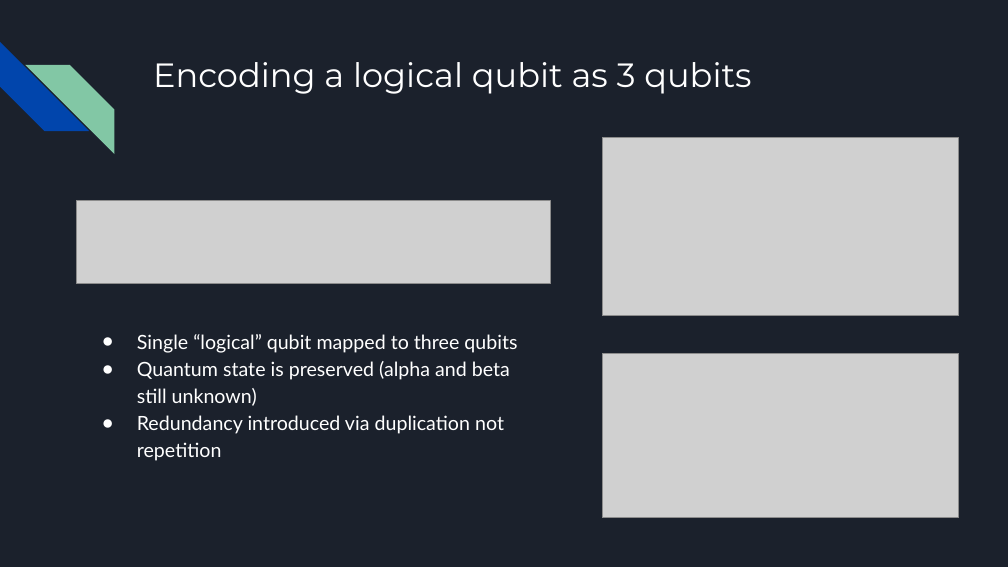
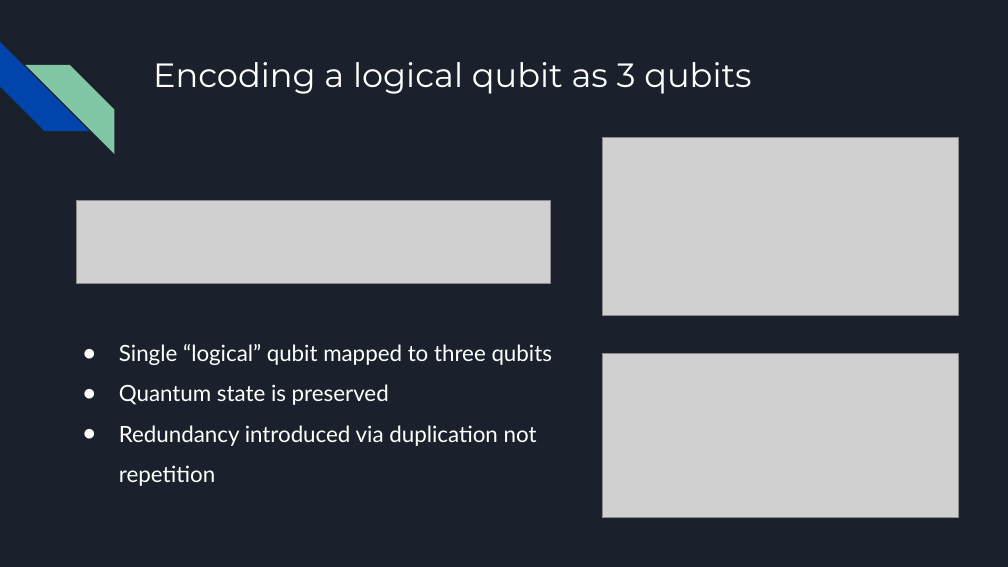
Before and after one commit to philippemnoel/QuantumErrorCorrectionProject, a slide deck: slide 4 of QEC Final Project.pptx. Drawn at 1008x567 pixels with LibreOffice and Linux fonts; fonts in the diff are those of the drawing; grey boxes stand for pictures. Boxes give left, top, right and bottom in pixels: in the first picture for what was removed or moved away, otherwise in the second. Text is boxed around its words. In the diff, an @@ line names an element or a change of style, - is before the commit and + after.

```diff
--- a/QEC Final Project.pptx
+++ b/QEC Final Project.pptx
@@ text "Single “logical” qubit mapped to ...": place and size @@
-text "Single “logical” qubit mapped to ..." at <box>137,334,517,461</box>
+text "Single “logical” qubit mapped to ..." at <box>119,344,552,486</box>
@@ text at <box>119,344,552,486</box>: size 14 to 16 pt in "Single “logical” qubit mapped to three qubits", "Redundancy introduced via duplication not repetition"; indent changed; line spacing 1.15 to 1.5 @@
@@ text at <box>119,384,389,405</box>: text changed; size 14 to 16 pt @@
-● Quantum state is preserved (alpha and beta still unknown)
+● Quantum state is preserved
```
Also in this commit, not shown: 5 other slides changed.
